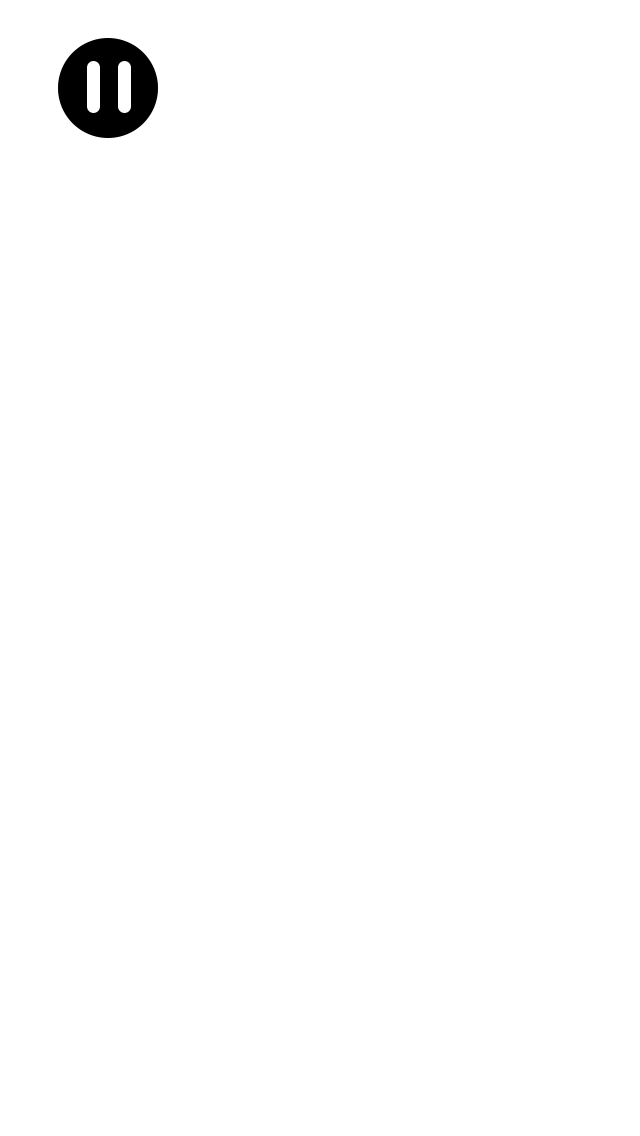
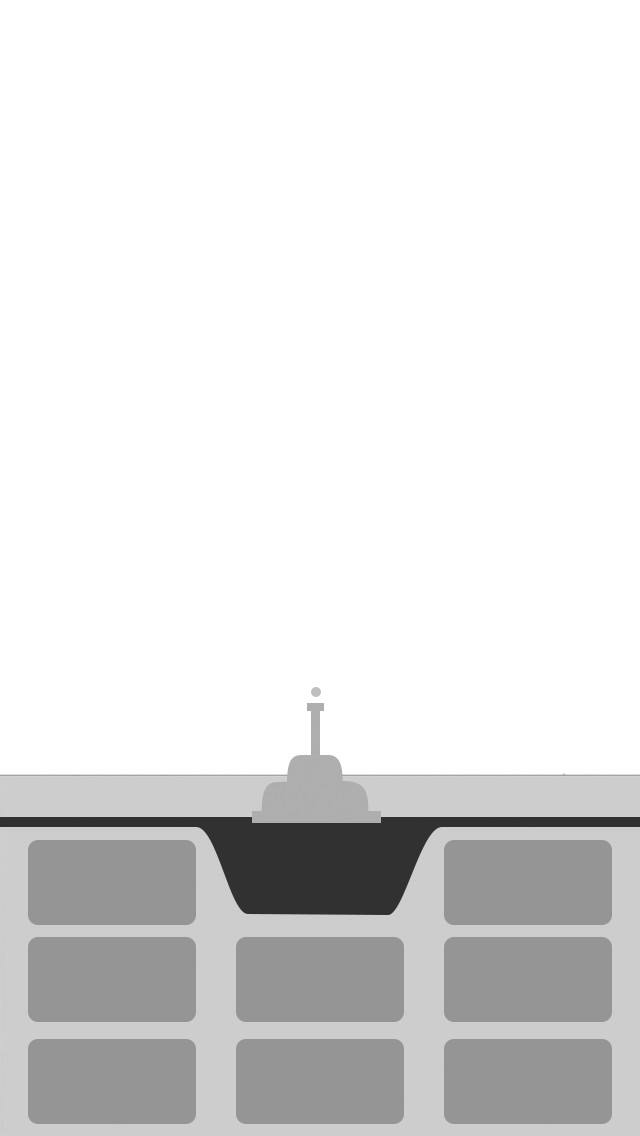
Layers edited between the first and the second 640 x 1136 image:
painted on "暂停-圆" over [left=58, top=38, right=158, bottom=138]
showed "炮弹" over [left=311, top=687, right=321, bottom=697]
showed "火炮" over [left=252, top=703, right=381, bottom=823]
showed "滑竿" over [left=0, top=817, right=640, bottom=827]
showed "操作符" over [left=197, top=827, right=441, bottom=915]
showed "圆角矩形 1 拷贝 7" over [left=444, top=840, right=612, bottom=925]
showed "圆角矩形 1 拷贝 6" over [left=444, top=937, right=612, bottom=1022]
showed "圆角矩形 1 拷贝 5" over [left=236, top=937, right=404, bottom=1022]
showed "圆角矩形 1 拷贝 4" over [left=28, top=840, right=196, bottom=925]
showed "圆角矩形 1 拷贝 3" over [left=28, top=937, right=196, bottom=1022]
showed "圆角矩形 1 拷贝 2" over [left=444, top=1039, right=612, bottom=1124]
showed "圆角矩形 1 拷贝" over [left=236, top=1039, right=404, bottom=1124]
showed "圆角矩形 1" over [left=28, top=1039, right=196, bottom=1124]
showed "键盘" over [left=0, top=773, right=640, bottom=1136]
